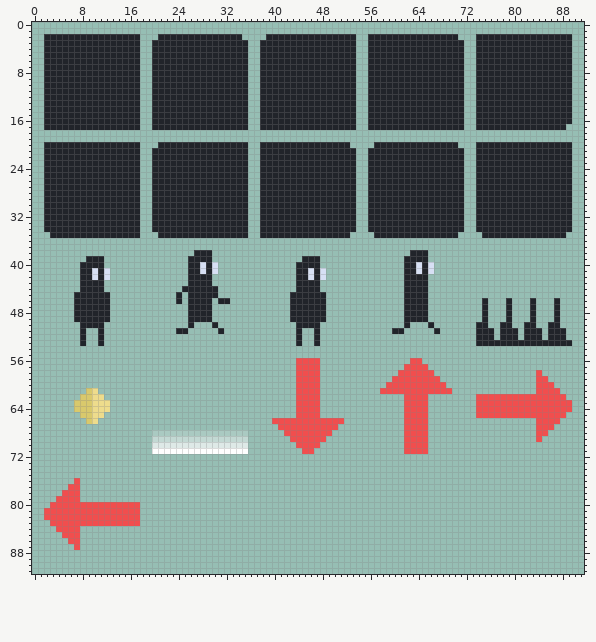
Sprite sheet -- data/img/atlas.png. The picture above is the old version.
The file is 92x92 pixels. Pixels under 10% opacity are left out.
After the commit:
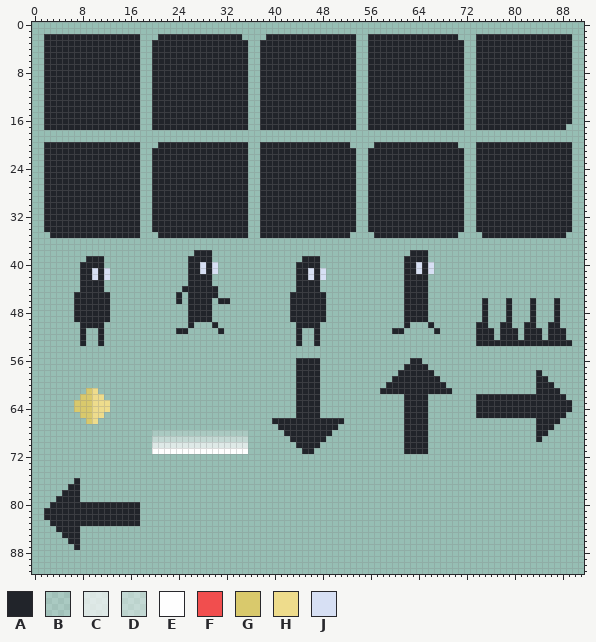
Palette (. is transparent): A #21242a  B #fafafa34  C #fafafab8  D #fdfdfd6f  E #fefefe  F #f14e4e  G #d9c96c  H #eedc8c  J #d7e0f4
What changed:
Changed rows in their new state; - is an unchanged pixel.
first column x 40:
56 ----AAAA---------------AA-------------------------
57 ----AAAA--------------AAAA------------------------
58 ----AAAA-------------AAAAAA-----------------A-----
59 ----AAAA------------AAAAAAAA----------------AA----
60 ----AAAA-----------AAAAAAAAAA---------------AAA---
61 ----AAAA----------AAAAAAAAAAAA--------------AAAA--
62 ----AAAA--------------AAAA--------AAAAAAAAAAAAAAA-
63 ----AAAA--------------AAAA--------AAAAAAAAAAAAAAAA
64 ----AAAA--------------AAAA--------AAAAAAAAAAAAAAAA
65 ----AAAA--------------AAAA--------AAAAAAAAAAAAAAA-
66 AAAAAAAAAAAA----------AAAA------------------AAAA--
67 -AAAAAAAAAA-----------AAAA------------------AAA---
68 --AAAAAAAA------------AAAA------------------AA----
69 ---AAAAAA-------------AAAA------------------A-----
70 ----AAAA--------------AAAA------------------------
71 -----AA---------------AAAA------------------------
first column x 2:
76 -----A----------
77 ----AA----------
78 ---AAA----------
79 --AAAA----------
80 -AAAAAAAAAAAAAAA
81 AAAAAAAAAAAAAAAA
82 AAAAAAAAAAAAAAAA
83 -AAAAAAAAAAAAAAA
84 --AAAA----------
85 ---AAA----------
86 ----AA----------
87 -----A----------
Changed places in both pictures, as pixel boxes (x1, y1, x2, y2):
changed: (272, 358, 344, 454)
changed: (380, 358, 572, 454)
changed: (44, 478, 140, 550)
